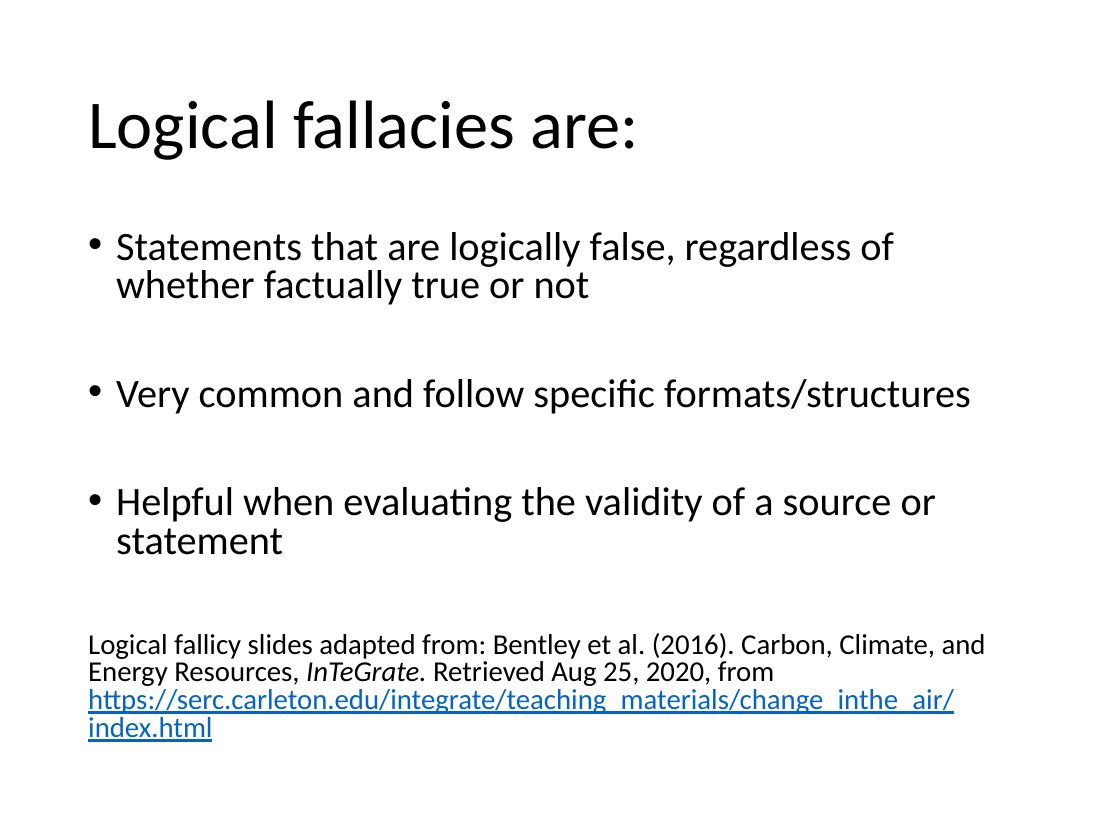
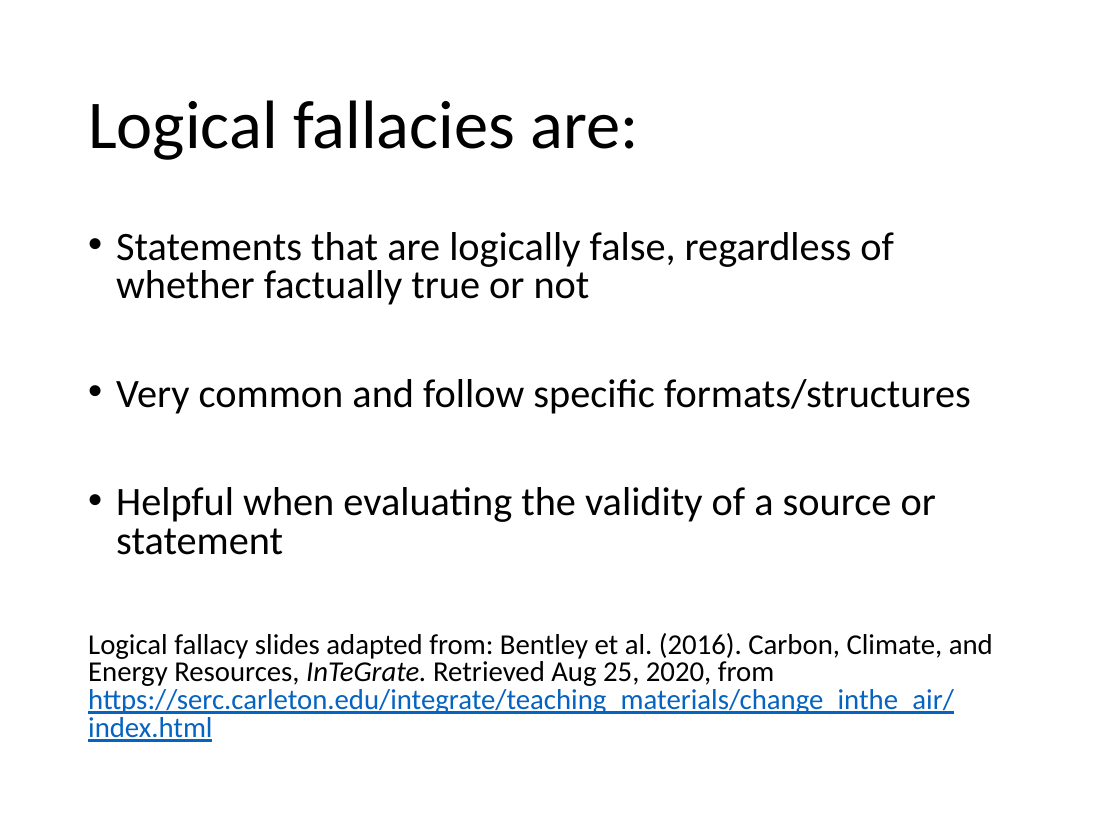
Before and after one commit to mlammens/ENS-610, a slide deck: slide 12 of Meeting-1-Slide-Deck.pptx. Drawn at 1120x840 pixels with LibreOffice and Linux fonts; fonts in the diff are those of the drawing. Boxes give left, top, right and bottom in pixels: in the first picture for what was removed or moved away, otherwise in the second. Text is boxed around its words. In the diff, an @@ line names an element or a change of style, - is before the commit and + after.

Commit message:
Update Meeting 1 Slide Deck (all freely available)

```diff
--- a/Meeting-1-Slide-Deck.pptx
+++ b/Meeting-1-Slide-Deck.pptx
@@ text at [88, 633, 993, 742]: text changed @@
-Logical fallicy slides adapted from: Bentley et al. (2016). Carbon, Climate, and Energy Resources, InTeGrate. Retrieved Aug 25, 2020, from https://serc.carleton.edu/integrate/teaching_materials/change_inthe_air/index.html
+Logical fallacy slides adapted from: Bentley et al. (2016). Carbon, Climate, and Energy Resources, InTeGrate. Retrieved Aug 25, 2020, from https://serc.carleton.edu/integrate/teaching_materials/change_inthe_air/index.html
```
